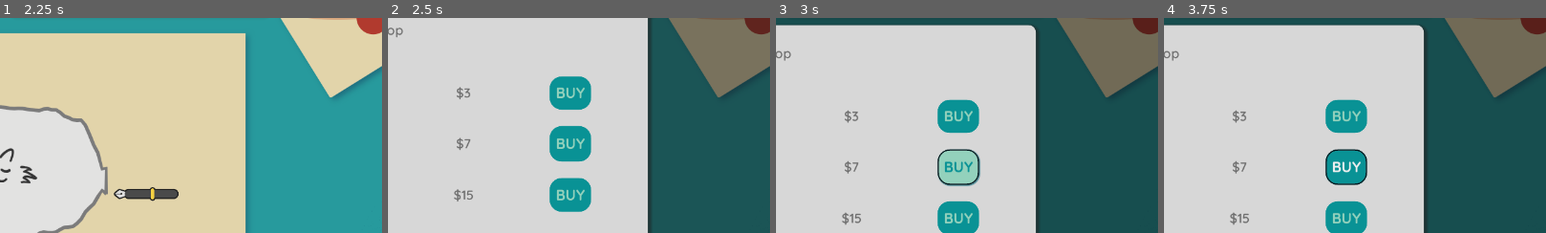
Above: before the commit, frames 1-4 (left to right).
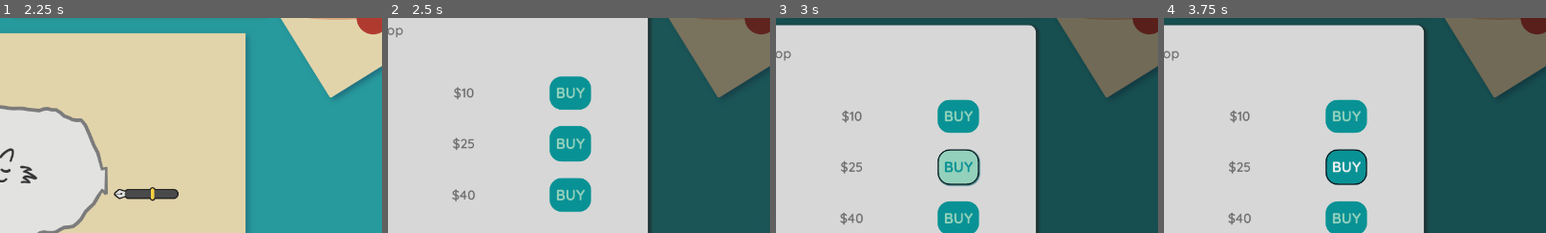
Above: after the commit, the same moments.

Repository: RechieKho/draw-the-coots
Game: Godot game, scene res://scenes/main-menu/main-menu.tscn
Same seed, same stepped clock (60 frames per second), same inputs: the game is played once before the commit and once after it.
Inputs:
- Up to frame 1 (2.25 s): click "Play" at 0.5 s; click "Play" at 1.25 s; click "Shop" at 2 s
- Up to frame 2 (2.5 s): no input
- Up to frame 3 (3 s): click "BUY" at 2.75 s
- Up to frame 4 (3.75 s): click "Shop" at 3.5 s
The pictures show only the part of the screen within x 50-100%, y 12-62%; the shares and areas given below are measured in that part.

Frame 1 is identical in both runs. In frame 2, 0.5% of the frame differs, in the area x 16-23%, y 32-86%; in frame 3, 0.5%, in the area x 16-23%, y 42-97%; in frame 4, 0.5%.

Commit message:
Makes the price increase due to inflation.

Diff:
--- a/scenes/drawing-stage/shop.gd
+++ b/scenes/drawing-stage/shop.gd
@@ -6,9 +6,11 @@
 export(NodePath) var health_path := @"../ProgressBars/HealthBar"
 export(NodePath) var coots_path := @"../../Coots"
 
-export(int, 1, 20) var bandage_cost := 3
-export(int, 1, 20) var patience_cost := 7
-export(int, 1, 20) var poop_cost := 15
+export(int, 1, 100) var bandage_cost := 10
+export(int, 1, 100) var patience_cost := 25
+export(int, 1, 100) var patience_cost_rate := 10
+export(int, 1, 100) var poop_cost := 40
+export(int, 1, 100) var poop_cost_rate := 10
 
 onready var dim_color := color
 onready var panel := $Panel as Panel
@@ -63,10 +65,14 @@
 	if money_manager.use_money(patience_cost):
 		coots.patience_increase_rate += 10
 		button_audio_player.play()
+		patience_cost += patience_cost_rate
+		patience_cost_label.text = "${0}".format([patience_cost])
 	else : error_audio_player.play()
 
 func buy_poop():
 	if money_manager.use_money(poop_cost):
 		money_manager.poop_value += 2
 		button_audio_player.play()
+		poop_cost += poop_cost_rate
+		poop_cost_label.text = "${0}".format([poop_cost])
 	else : error_audio_player.play()
